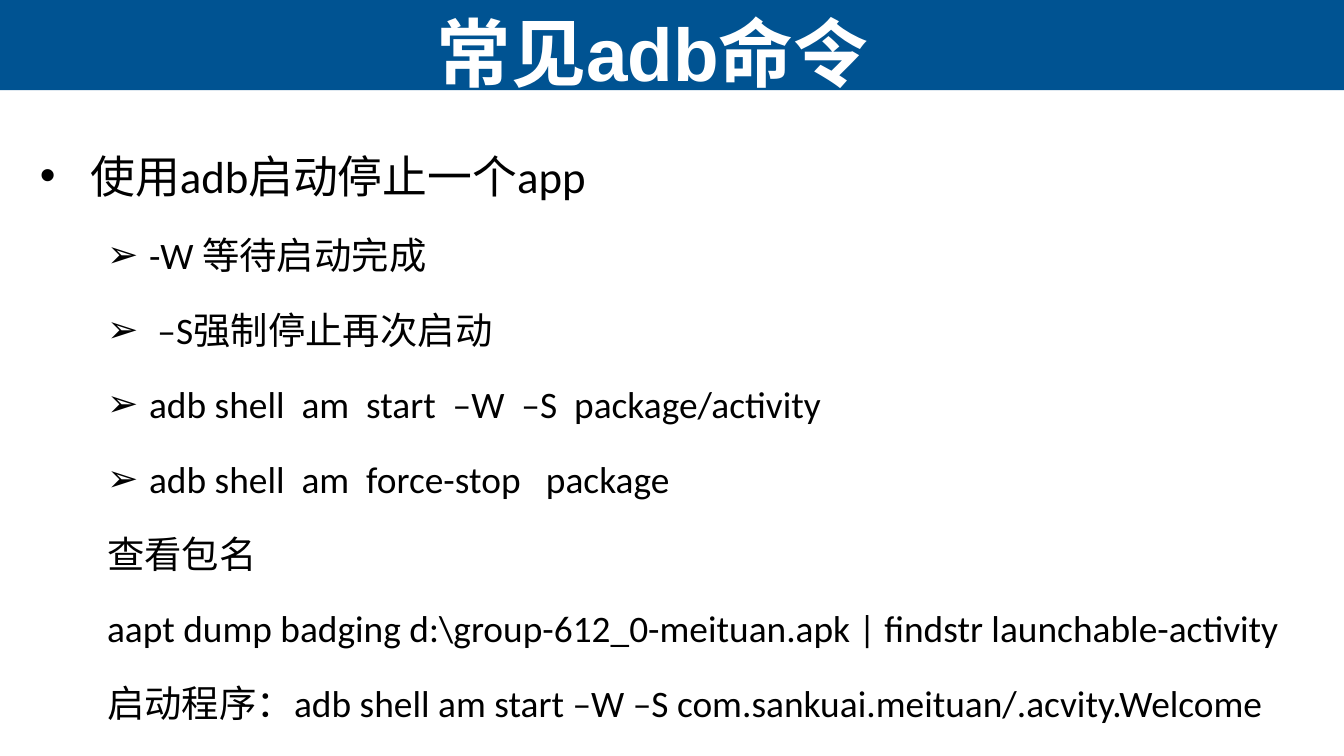
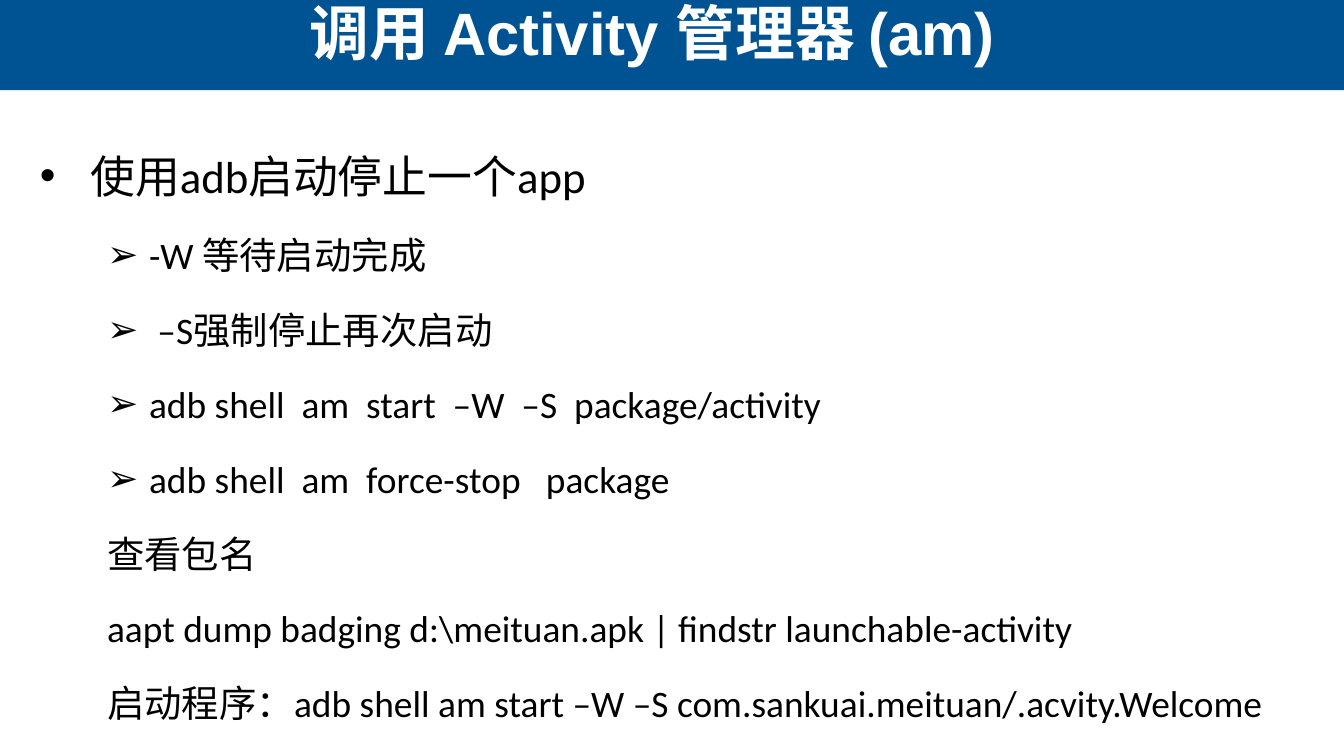
Before and after one commit to lihuanzhen2016/app-testing, a slide deck: slide 19 of PPT/03 ADB命令.pptx (slide 18 before the commit). Drawn at 1344x756 pixels with LibreOffice and Linux fonts; fonts in the diff are those of the drawing. Boxes give left, top, right and bottom in pixels: in the first picture for what was removed or moved away, otherwise in the second. Text is boxed around its words. In the diff, an @@ line names an element or a change of style, - is before the commit and + after.

```diff
--- a/PPT/03 ADB命令.pptx
+++ b/PPT/03 ADB命令.pptx
@@ title added at (310,4,995,67), 32 pt, text #FFFFFF, bold @@
+  调用 Activity 管理器 (am)
@@ title removed at (437,16,868,100) @@
-  常见adb命令
@@ text at (107,616,1072,649): text changed @@
-  aapt dump badging d:\group-612_0-meituan.apk | findstr launchable-activity
+  aapt dump badging d:\meituan.apk | findstr launchable-activity
```
Also in this commit, not shown: 13 other slides changed, 1 slide added, 1 slide removed, 1 other file.
